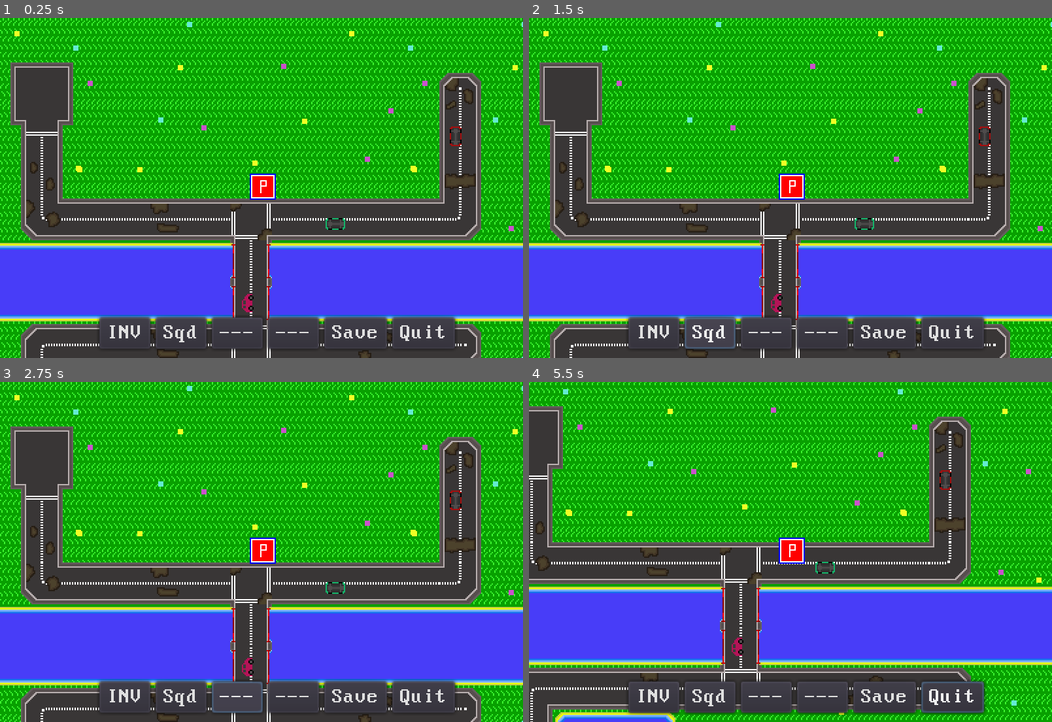
Above: before the commit, frames 1-4 (two rows, left to right).
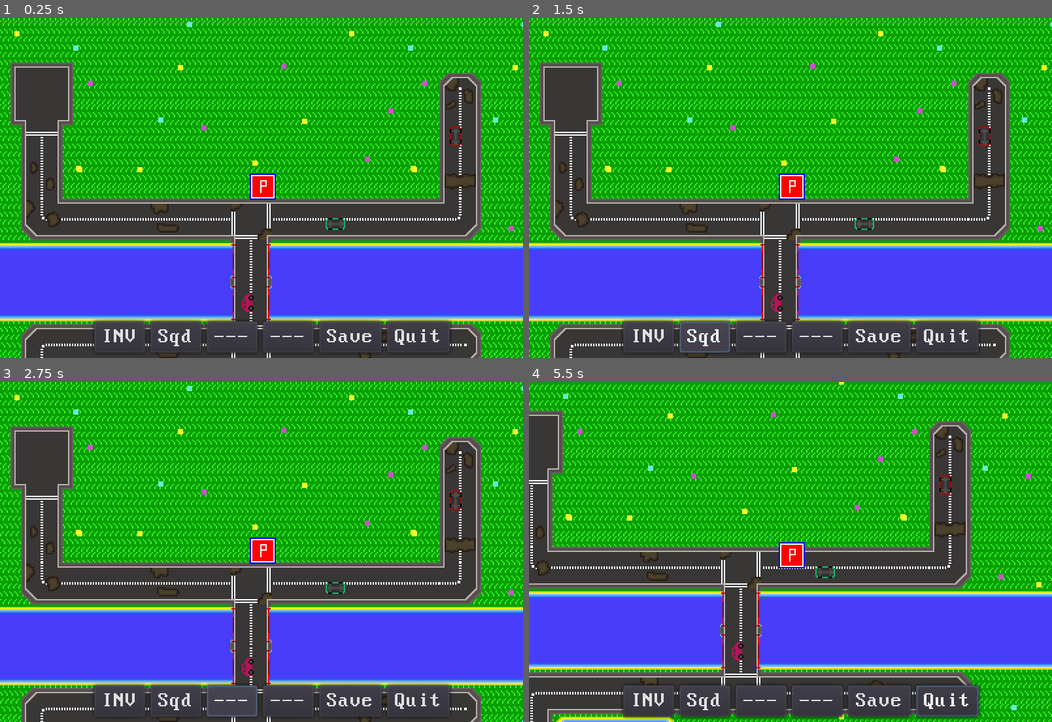
Above: after the commit, the same moments.

Repository: layonthehorn/Wasteland_clone
Game: Godot game, scene res://TestWorld.tscn
Two runs of this game, one before a commit and one after it. Both use one fixed random seed, a clock stepped at 60 frames per second and the inputs below.
Inputs (mouse positions are in pixels of both pictures, inside the frame that each line leads up to):
- Up to frame 1 (0.25 s): no input
- Up to frame 2 (1.5 s): click "INV" at 0.5 s; click "Sqd" at 1.25 s
- Up to frame 3 (2.75 s): click "---" at 2 s
- Up to frame 4 (5.5 s): click "---" at 2.75 s; click "Save" at 3.5 s; move the mouse to (905, 535) at 4.27 s; hold D (ui_right) 4.28-5.03 s; tap Ctrl (test_script) at 4.35, 5.1 s; click (905, 535) at 4.42 s; move the mouse to (685, 569) at 5.02 s; hold S (ui_down) from 5.03 s (still down)

The runs differ from the first frame. In frame 1, 2.5% of the frame differs, in the area x 17-88%, y 87-100%; in frame 2, 2.7%; in frame 3, 2.8%; in frame 4, 33%, in the area x 0-100%, y 0-100%.

Commit message:
Centered HUD

Diff:
--- a/Menus/menubar.tscn
+++ b/Menus/menubar.tscn
@@ -6,7 +6,9 @@
 [sub_resource type="Theme" id=1]
 default_font = ExtResource( 2 )
 
-[node name="Control" type="Control"]
+[node name="CanvasLayer" type="CanvasLayer"]
+
+[node name="Control" type="Control" parent="."]
 anchor_right = 1.0
 anchor_bottom = 1.0
 theme = SubResource( 1 )
@@ -14,54 +16,54 @@
 "_edit_use_anchors_": true
 }
 
-[node name="NinePatchRect" type="NinePatchRect" parent="."]
-margin_left = 1.0
-margin_top = 155.0
-margin_right = 319.0
-margin_bottom = 179.0
+[node name="NinePatchRect" type="NinePatchRect" parent="Control"]
+margin_left = 72.0
+margin_top = 232.0
+margin_right = 390.0
+margin_bottom = 256.0
 texture = ExtResource( 1 )
 draw_center = false
 __meta__ = {
 "_edit_use_anchors_": false
 }
 
-[node name="HBoxContainer" type="HBoxContainer" parent="NinePatchRect"]
+[node name="HBoxContainer" type="HBoxContainer" parent="Control/NinePatchRect"]
 margin_right = 319.0
 margin_bottom = 24.0
 __meta__ = {
 "_edit_use_anchors_": true
 }
 
-[node name="Inventory" type="Button" parent="NinePatchRect/HBoxContainer"]
+[node name="Inventory" type="Button" parent="Control/NinePatchRect/HBoxContainer"]
 margin_right = 39.0
 margin_bottom = 24.0
 text = "INV"
 
-[node name="Squad" type="Button" parent="NinePatchRect/HBoxContainer"]
+[node name="Squad" type="Button" parent="Control/NinePatchRect/HBoxContainer"]
 margin_left = 43.0
 margin_right = 82.0
 margin_bottom = 24.0
 text = "Sqd"
 
-[node name="Button3" type="Button" parent="NinePatchRect/HBoxContainer"]
+[node name="Button3" type="Button" parent="Control/NinePatchRect/HBoxContainer"]
 margin_left = 86.0
 margin_right = 125.0
 margin_bottom = 24.0
 text = "---"
 
-[node name="Button4" type="Button" parent="NinePatchRect/HBoxContainer"]
+[node name="Button4" type="Button" parent="Control/NinePatchRect/HBoxContainer"]
 margin_left = 129.0
 margin_right = 168.0
 margin_bottom = 24.0
 text = "---"
 
-[node name="Save" type="Button" parent="NinePatchRect/HBoxContainer"]
+[node name="Save" type="Button" parent="Control/NinePatchRect/HBoxContainer"]
 margin_left = 172.0
 margin_right = 220.0
 margin_bottom = 24.0
 text = "Save"
 
-[node name="Quit" type="Button" parent="NinePatchRect/HBoxContainer"]
+[node name="Quit" type="Button" parent="Control/NinePatchRect/HBoxContainer"]
 margin_left = 224.0
 margin_right = 272.0
 margin_bottom = 24.0
--- a/TestWorld.tscn
+++ b/TestWorld.tscn
@@ -46,14 +46,10 @@
 [node name="Camera2D" type="Camera2D" parent="."]
 position = Vector2( 152, 88 )
 current = true
+smoothing_enabled = true
+smoothing_speed = 10.0
 
 [node name="Control" parent="Camera2D" instance=ExtResource( 6 )]
-anchor_right = 0.0
-anchor_bottom = 0.0
-margin_left = -125.045
-margin_top = -56.0
-margin_right = -125.045
-margin_bottom = -56.0
 
 [editable path="YSort/TileMaps"]
 
